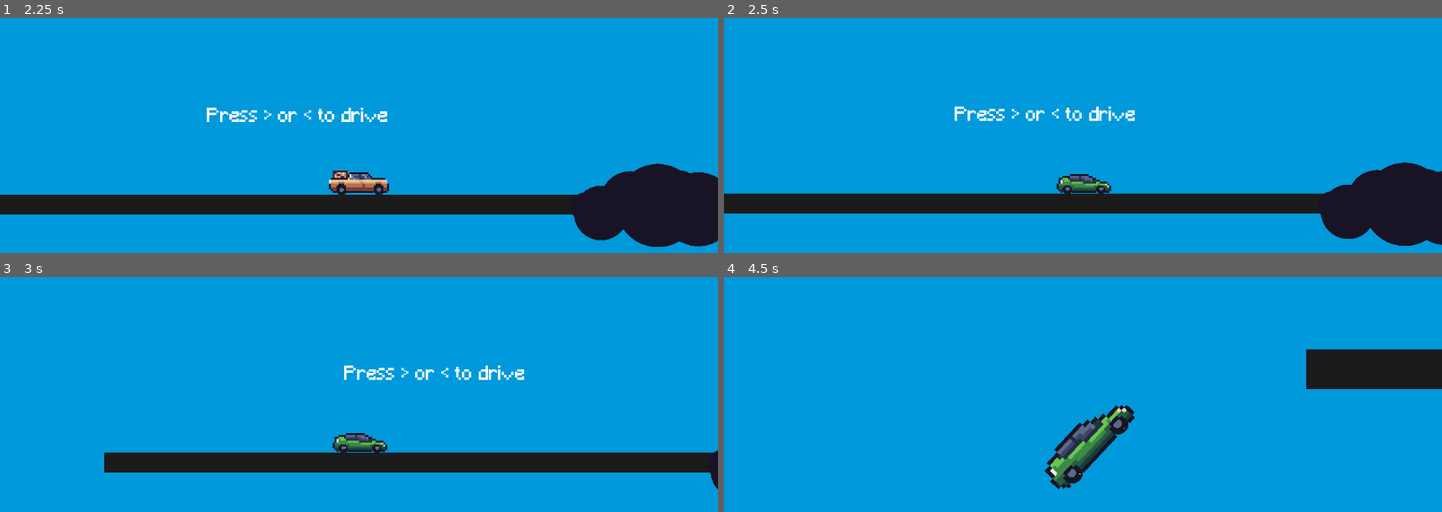
Above: before the commit, frames 1-4 (two rows, left to right).
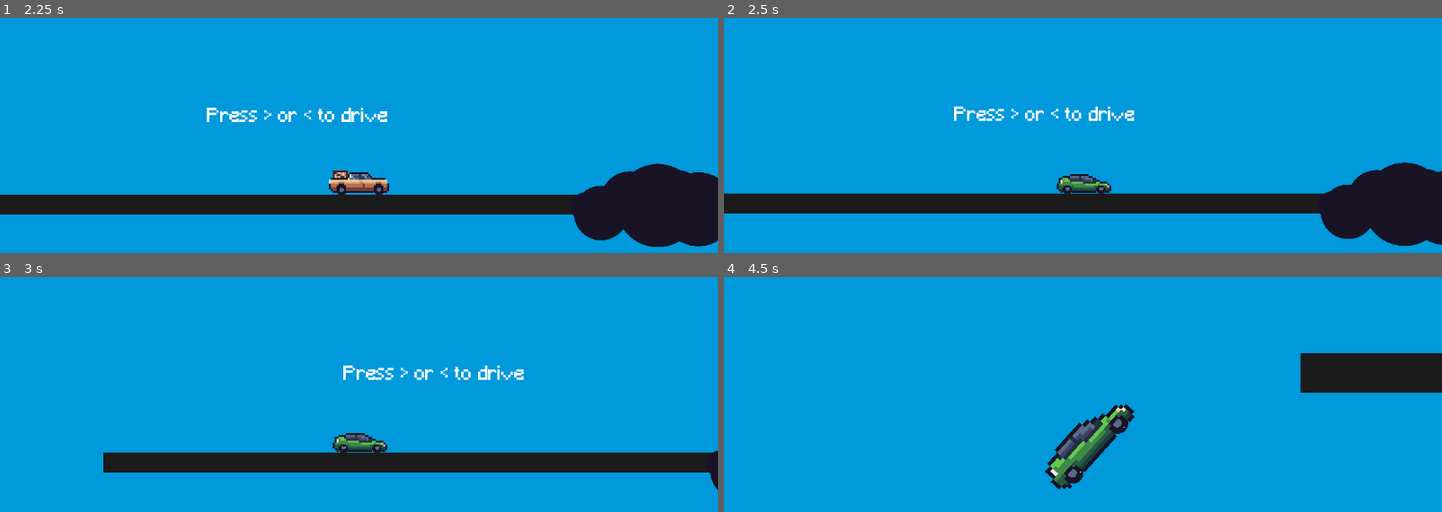
Above: after the commit, the same moments.

Repository: keepyourarrow/SkyWheels
Game: Godot game, scene res://Scenes/levels/test_world.tscn
The game is run twice, just before and just after one commit, with the same random seed, the same clock (stepped at 60 frames per second) and the same inputs.
Inputs:
- Up to frame 1 (2.25 s): hold Right (ui_right) 0.53-2.03 s; tap 1 (1) at 0.6 s; tap 2 (2) at 0.8, 1.35 s; tap 3 (3) at 1.55, 2.1 s; hold Left (ui_left) from 2.03 s (still down)
- Up to frame 2 (2.5 s): keep holding Left (ui_left); tap 4 (4) at 2.3 s
- Up to frame 3 (3 s): keep holding Left (ui_left); tap 4 (4) at 2.85 s
- Up to frame 4 (4.5 s): tap X (x) at 3.05 s; hold X (x) 3.53-4.28 s; tap Z (z) at 3.8, 4.35 s; release Left (ui_left) at 4.28 s; hold Right (ui_right) from 4.28 s (still down)

Frame 1 is identical in both runs. In frame 2, 0.4% of the frame differs, in the area x 32-99%, y 37-97%; in frame 3, 0.4%; in frame 4, 1.1%, in the area x 44-100%, y 30-91%.

Commit message:
Cloud background for menu screen
Added some clouds for background which I need you to animate, if you can.
The buttons are available in assets/ui

Diff:
--- a/Scenes/levels/test_world.tscn
+++ b/Scenes/levels/test_world.tscn
@@ -1,9 +1,10 @@
-[gd_scene load_steps=5 format=3 uid="uid://cjmrssx3c1hu1"]
+[gd_scene load_steps=6 format=3 uid="uid://cjmrssx3c1hu1"]
 
 [ext_resource type="PackedScene" uid="uid://tkrt1s1ogggb" path="res://Scenes/levels/base_level.tscn" id="1_ism1g"]
 [ext_resource type="PackedScene" uid="uid://da3et7e2nlxk" path="res://Scenes/block.tscn" id="1_ykh6j"]
 [ext_resource type="PackedScene" uid="uid://dmc5kp0u1tfgy" path="res://Scenes/circle.tscn" id="2_1lgcq"]
 [ext_resource type="FontFile" uid="uid://b7niu3em14t4a" path="res://Assets/Fonts/Minecraft.ttf" id="3_ek6an"]
+[ext_resource type="PackedScene" uid="uid://b3jwxesjo0ato" path="res://Scenes/finish_line.tscn" id="5_qy82u"]
 
 [node name="TestWorld" instance=ExtResource("1_ism1g")]
 
@@ -150,3 +151,6 @@
 theme_override_fonts/font = ExtResource("3_ek6an")
 theme_override_font_sizes/font_size = 30
 text = "Press > or < to drive"
+
+[node name="FinishLine" parent="." index="2" instance=ExtResource("5_qy82u")]
+position = Vector2(3825, 483)
--- /dev/null
+++ b/Scenes/menu.tscn
@@ -0,0 +1,199 @@
+[gd_scene load_steps=3 format=3 uid="uid://cd2nffewwd5l3"]
+
+[ext_resource type="Script" path="res://Scripts/Menu.gd" id="1_18dxs"]
+[ext_resource type="Texture2D" uid="uid://j0nmsrwuqfen" path="res://Assets/Objects/whiteCirc.png" id="2_pkny4"]
+
+[node name="Menu" type="Node2D"]
+script = ExtResource("1_18dxs")
+
+[node name="Clouds" type="Node" parent="."]
+
+[node name="cloud1" type="Node2D" parent="Clouds"]
+position = Vector2(255, 135)
+metadata/_edit_group_ = true
+
+[node name="c" type="Sprite2D" parent="Clouds/cloud1"]
+position = Vector2(-40, -8)
+scale = Vector2(0.181, 0.181)
+texture = ExtResource("2_pkny4")
+
+[node name="c2" type="Sprite2D" parent="Clouds/cloud1"]
+position = Vector2(13.875, 35.875)
+scale = Vector2(0.2445, 0.2445)
+texture = ExtResource("2_pkny4")
+
+[node name="c3" type="Sprite2D" parent="Clouds/cloud1"]
+position = Vector2(-74, 17)
+scale = Vector2(0.16425, 0.16425)
+texture = ExtResource("2_pkny4")
+
+[node name="c4" type="Sprite2D" parent="Clouds/cloud1"]
+position = Vector2(-49, 37)
+scale = Vector2(0.16425, 0.16425)
+texture = ExtResource("2_pkny4")
+
+[node name="c5" type="Sprite2D" parent="Clouds/cloud1"]
+position = Vector2(76, 22)
+scale = Vector2(0.16425, 0.16425)
+texture = ExtResource("2_pkny4")
+
+[node name="c6" type="Sprite2D" parent="Clouds/cloud1"]
+position = Vector2(117, 31)
+scale = Vector2(0.104125, 0.104125)
+texture = ExtResource("2_pkny4")
+
+[node name="c7" type="Sprite2D" parent="Clouds/cloud1"]
+position = Vector2(-118, 32)
+scale = Vector2(0.104125, 0.104125)
+texture = ExtResource("2_pkny4")
+
+[node name="cloud4" type="Node2D" parent="Clouds"]
+position = Vector2(712, 449)
+scale = Vector2(0.771119, 0.771119)
+
+[node name="c" type="Sprite2D" parent="Clouds/cloud4"]
+position = Vector2(-18.1554, -2.59365)
+scale = Vector2(0.181, 0.181)
+texture = ExtResource("2_pkny4")
+
+[node name="c2" type="Sprite2D" parent="Clouds/cloud4"]
+position = Vector2(-76.5121, 15.5618)
+scale = Vector2(0.2445, 0.2445)
+texture = ExtResource("2_pkny4")
+
+[node name="c3" type="Sprite2D" parent="Clouds/cloud4"]
+position = Vector2(-63.5439, 11.6713)
+scale = Vector2(0.16425, 0.16425)
+texture = ExtResource("2_pkny4")
+
+[node name="c4" type="Sprite2D" parent="Clouds/cloud4"]
+position = Vector2(-97.2612, 33.7172)
+scale = Vector2(0.16425, 0.16425)
+texture = ExtResource("2_pkny4")
+
+[node name="c5" type="Sprite2D" parent="Clouds/cloud4"]
+position = Vector2(-5.1873, 33.7172)
+scale = Vector2(0.16425, 0.16425)
+texture = ExtResource("2_pkny4")
+
+[node name="c6" type="Sprite2D" parent="Clouds/cloud4"]
+position = Vector2(42.795, 19.4523)
+scale = Vector2(0.104125, 0.104125)
+texture = ExtResource("2_pkny4")
+
+[node name="c7" type="Sprite2D" parent="Clouds/cloud4"]
+position = Vector2(-142.65, 28.53)
+scale = Vector2(0.104125, 0.104125)
+texture = ExtResource("2_pkny4")
+
+[node name="cloud2" type="Node2D" parent="Clouds"]
+position = Vector2(702, 253)
+
+[node name="c" type="Sprite2D" parent="Clouds/cloud2"]
+position = Vector2(-29, 33)
+scale = Vector2(0.181, 0.181)
+texture = ExtResource("2_pkny4")
+
+[node name="c2" type="Sprite2D" parent="Clouds/cloud2"]
+position = Vector2(-12, -20)
+scale = Vector2(0.2445, 0.2445)
+texture = ExtResource("2_pkny4")
+
+[node name="c3" type="Sprite2D" parent="Clouds/cloud2"]
+position = Vector2(-98, 22)
+scale = Vector2(0.16425, 0.16425)
+texture = ExtResource("2_pkny4")
+
+[node name="c4" type="Sprite2D" parent="Clouds/cloud2"]
+position = Vector2(10, 57)
+scale = Vector2(0.16425, 0.16425)
+texture = ExtResource("2_pkny4")
+
+[node name="c5" type="Sprite2D" parent="Clouds/cloud2"]
+position = Vector2(55, -3)
+scale = Vector2(0.16425, 0.16425)
+texture = ExtResource("2_pkny4")
+
+[node name="c6" type="Sprite2D" parent="Clouds/cloud2"]
+position = Vector2(102, 18)
+scale = Vector2(0.104125, 0.104125)
+texture = ExtResource("2_pkny4")
+
+[node name="c9" type="Sprite2D" parent="Clouds/cloud2"]
+position = Vector2(126.484, 17.4844)
+scale = Vector2(0.0780625, 0.0780625)
+texture = ExtResource("2_pkny4")
+
+[node name="c10" type="Sprite2D" parent="Clouds/cloud2"]
+position = Vector2(-144, 33)
+scale = Vector2(0.0780625, 0.0780625)
+texture = ExtResource("2_pkny4")
+
+[node name="c8" type="Sprite2D" parent="Clouds/cloud2"]
+position = Vector2(66, 40)
+scale = Vector2(0.104125, 0.104125)
+texture = ExtResource("2_pkny4")
+
+[node name="c7" type="Sprite2D" parent="Clouds/cloud2"]
+position = Vector2(-72, 4)
+scale = Vector2(0.104125, 0.104125)
+texture = ExtResource("2_pkny4")
+
+[node name="cloud3" type="Node2D" parent="Clouds"]
+position = Vector2(219, 404)
+
+[node name="c" type="Sprite2D" parent="Clouds/cloud3"]
+position = Vector2(-29, 33)
+scale = Vector2(0.181, 0.181)
+texture = ExtResource("2_pkny4")
+
+[node name="c2" type="Sprite2D" parent="Clouds/cloud3"]
+position = Vector2(-41, 8)
+scale = Vector2(0.2445, 0.2445)
+texture = ExtResource("2_pkny4")
+
+[node name="c3" type="Sprite2D" parent="Clouds/cloud3"]
+position = Vector2(24, 45)
+scale = Vector2(0.16425, 0.16425)
+texture = ExtResource("2_pkny4")
+
+[node name="c4" type="Sprite2D" parent="Clouds/cloud3"]
+position = Vector2(-11, -7)
+scale = Vector2(0.16425, 0.16425)
+texture = ExtResource("2_pkny4")
+
+[node name="c5" type="Sprite2D" parent="Clouds/cloud3"]
+position = Vector2(46, 16)
+scale = Vector2(0.16425, 0.16425)
+texture = ExtResource("2_pkny4")
+
+[node name="c6" type="Sprite2D" parent="Clouds/cloud3"]
+position = Vector2(-87, 13)
+scale = Vector2(0.104125, 0.104125)
+texture = ExtResource("2_pkny4")
+
+[node name="c9" type="Sprite2D" parent="Clouds/cloud3"]
+position = Vector2(89, 30)
+scale = Vector2(0.0780625, 0.0780625)
+texture = ExtResource("2_pkny4")
+
+[node name="c10" type="Sprite2D" parent="Clouds/cloud3"]
+position = Vector2(-144, 33)
+scale = Vector2(0.0780625, 0.0780625)
+texture = ExtResource("2_pkny4")
+
+[node name="c8" type="Sprite2D" parent="Clouds/cloud3"]
+position = Vector2(-83, 51)
+scale = Vector2(0.104125, 0.104125)
+texture = ExtResource("2_pkny4")
+
+[node name="c7" type="Sprite2D" parent="Clouds/cloud3"]
+position = Vector2(-111, 25)
+scale = Vector2(0.104125, 0.104125)
+texture = ExtResource("2_pkny4")
+
+[node name="Control" type="Control" parent="."]
+layout_mode = 3
+anchors_preset = 0
+offset_right = 1150.0
+offset_bottom = 647.0
--- /dev/null
+++ b/Scripts/Menu.gd
@@ -0,0 +1,14 @@
+extends Node2D
+
+@onready var cloud1 = $Clouds/cloud1
+@onready var horiScreenSize = DisplayServer.screen_get_size().x
+
+@export var cloudSPEEDmin = 75
+@export var cloudSPEEDmax = 150
+
+func _process(delta):
+	pass
+	#For each cloud, assign a random speed like this:
+	# cloud1.position += randi_range(cloudSPEEDmin, cloudSPEEDmax) * delta
+	#reset their position.x to somewhere like -300, when they pass the screen (horiScreenSize)
+	# but this should be for multiple clouds
Binary file added: Assets/Objects/whiteCirc.png
Not shown, added: Assets/Objects/whiteCirc.png.import
